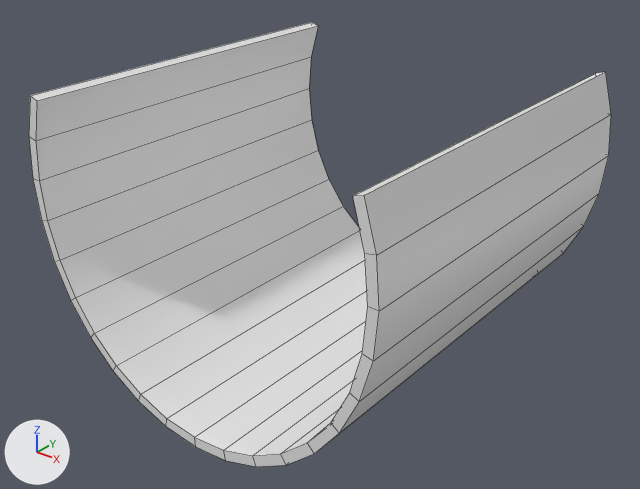
Before and after pictures for a commit that changed the FBX model Assets/Assets/DinandSpul/FBX's/BasicKit/Small_Wall_A.fbx.
Camera for both pictures: a 50 mm camera at (7.01, -4.42, 5.8) aimed at (1.97, 1.88, 1.89). Arrows for +X, +Y and +Z are at lower left; the lights stay in place. The first picture is the older version. Mesh edges are drawn as thin lines. Where no turn or scale is listed for an object, it has been applied to the vertices.

Names of what the first picture shows: 'Small_Wall_A'.
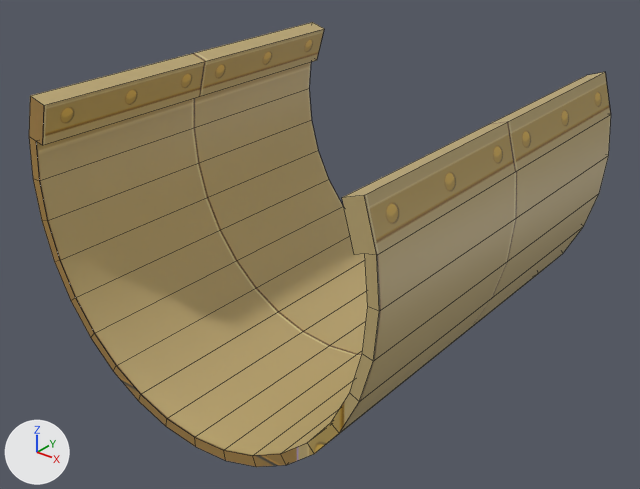
Location of each change, [x1, y1, x2, y2] in pixels of the pictures (640 x 489 px; the box of a moved part takes in the faces that stretch with it):
```json
{"part": 1, "of": "me_small_wall_a", "change": "moved or reshaped", "before": [29, 22, 604, 255], "after": [29, 22, 604, 255]}
{"part": 2, "of": "me_small_wall_a", "change": "recoloured", "before": [29, 62, 611, 467], "after": [29, 62, 611, 467], "on screen": "white to brown"}
```

Edits to the scene script, one JSON object a line:
```json
{"op": "add", "block": "img_texturev1_png", "code": ["img_texturev1_png = load_image('TextureV1.png', '../../../Materials/Materials/TextureV1.png', 2048, 2048, 'sRGB')"]}
{"op": "add", "block": "img_glass_png", "code": ["img_glass_png = load_image('Glass.png', '../../../Materials/Materials/Glass.png', 2048, 2048, 'sRGB')"]}
{"op": "add", "block": "mat_metal", "code": ["mat_metal = principled_material('Metal')", "mat_metal.texture = img_texturev1_png"]}
{"op": "add", "block": "mat_glass", "code": ["mat_glass = principled_material('Glass')", "mat_glass.texture = img_glass_png"]}
{"block": "me_small_wall_a", "where": "# used by ob_small_wall_a; location = (0.0, 0.0, 0.0)"}
{"op": "remove", "block": "me_small_wall_a", "code": "me_small_wall_a.from_pydata(...)  # 84 vertices, 82 faces; spans x 0.0..4.0, y 0.0..4.0, z 0.54..3.54"}
{"op": "add", "block": "me_small_wall_a", "code": "me_small_wall_a.from_pydata(...)  # 88 vertices, 84 faces; spans x 0.0..4.0, y 0.0..4.0, z 0.54..3.54"}
{"block": "me_small_wall_a", "change": "me_small_wall_a part 1"}
{"block": "me_small_wall_a", "change": "4 vertices are removed from x 0.25..3.75, y 0.0..4.0, z 3.5"}
{"block": "me_small_wall_a", "change": "8 faces are deleted"}
{"block": "me_small_wall_a", "change": "8 vertices are added at x 0.23..3.78, y 0.0..4.0, z 3.08..3.48"}
{"block": "me_small_wall_a", "change": "10 new faces join them, mat_metal (picture img_texturev1_png)"}
{"block": "me_small_wall_a", "change": "me_small_wall_a part 2: 68 faces spanning x 0.0..4.0, y 0.0..4.0, z 0.54..3.54 switch from no material to mat_metal (picture img_texturev1_png)"}
{"op": "add", "block": "me_small_wall_a", "code": "me_small_wall_a.materials.append(mat_glass)  # picture img_glass_png"}
```
